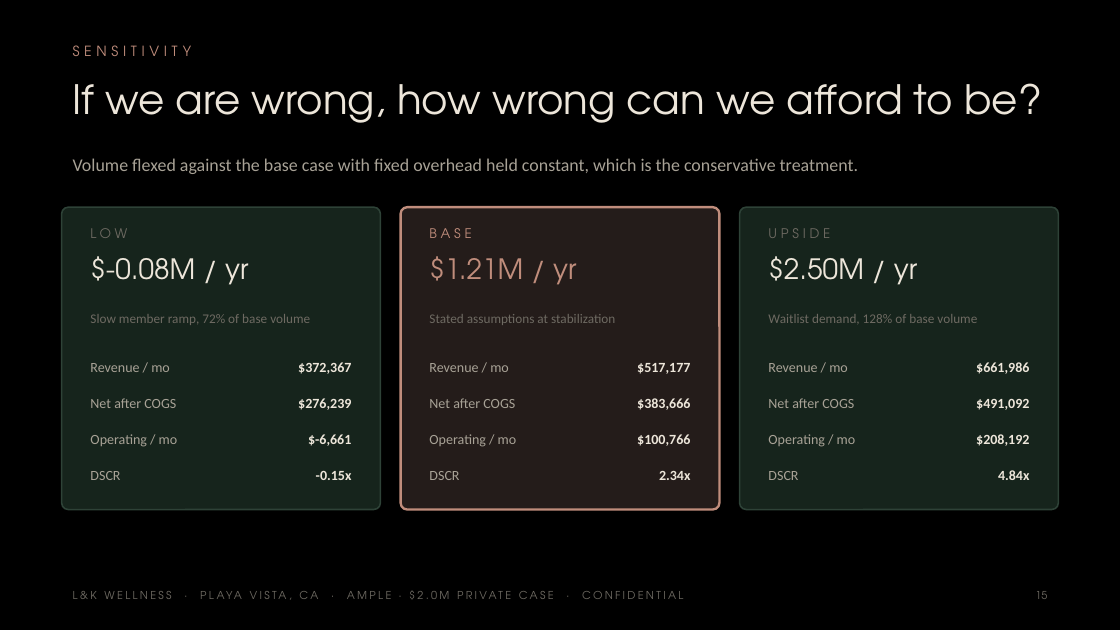
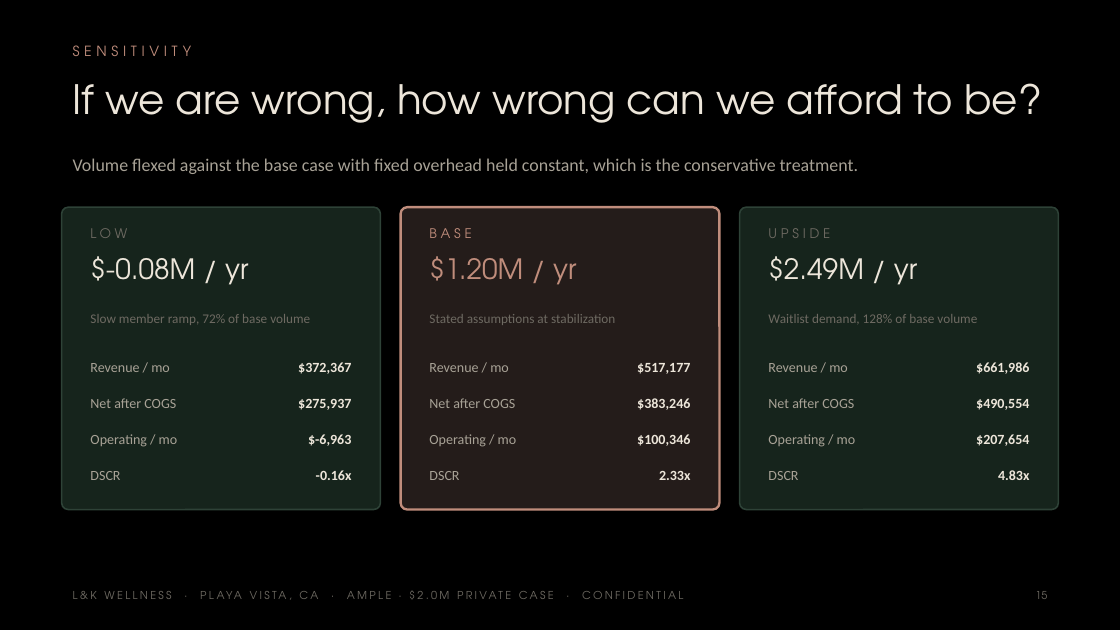
Before and after one commit to apexalpha811/2mil_ample, a slide deck: slide 15 of 2.0mil_ample.pptx. Drawn at 1120x630 pixels with LibreOffice and Linux fonts; fonts in the diff are those of the drawing. Boxes give left, top, right and bottom in pixels: in the first picture for what was removed or moved away, otherwise in the second. Text is boxed around its words. In the diff, an @@ line names an element or a change of style, - is before the commit and + after.

```diff
--- a/2.0mil_ample.pptx
+++ b/2.0mil_ample.pptx
@@ text at [429, 256, 576, 285]: text changed @@
-$1.21M / yr
+$1.20M / yr
@@ text at [768, 256, 917, 285]: text changed @@
-$2.50M / yr
+$2.49M / yr
@@ text at [298, 399, 351, 410]: text changed @@
-$276,239
+$275,937
@@ text at [637, 398, 690, 410]: text changed @@
-$383,666
+$383,246
@@ text at [976, 399, 1029, 410]: text changed @@
-$491,092
+$490,554
@@ text at [308, 434, 351, 446]: text changed @@
-$-6,661
+$-6,963
@@ text at [637, 434, 690, 446]: text changed @@
-$100,766
+$100,346
@@ text at [976, 434, 1029, 446]: text changed @@
-$208,192
+$207,654
@@ text at [659, 471, 690, 480]: text changed @@
-2.34x
+2.33x
@@ text at [998, 470, 1029, 480]: text changed @@
-4.84x
+4.83x
```
Also in this commit, not shown: 8 other slides changed, 5 other files.
